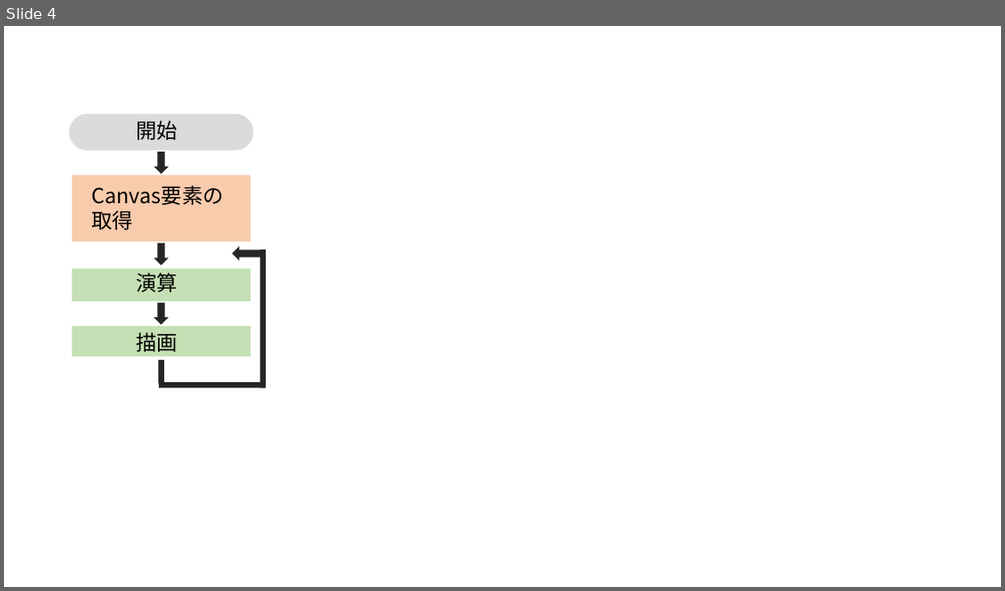
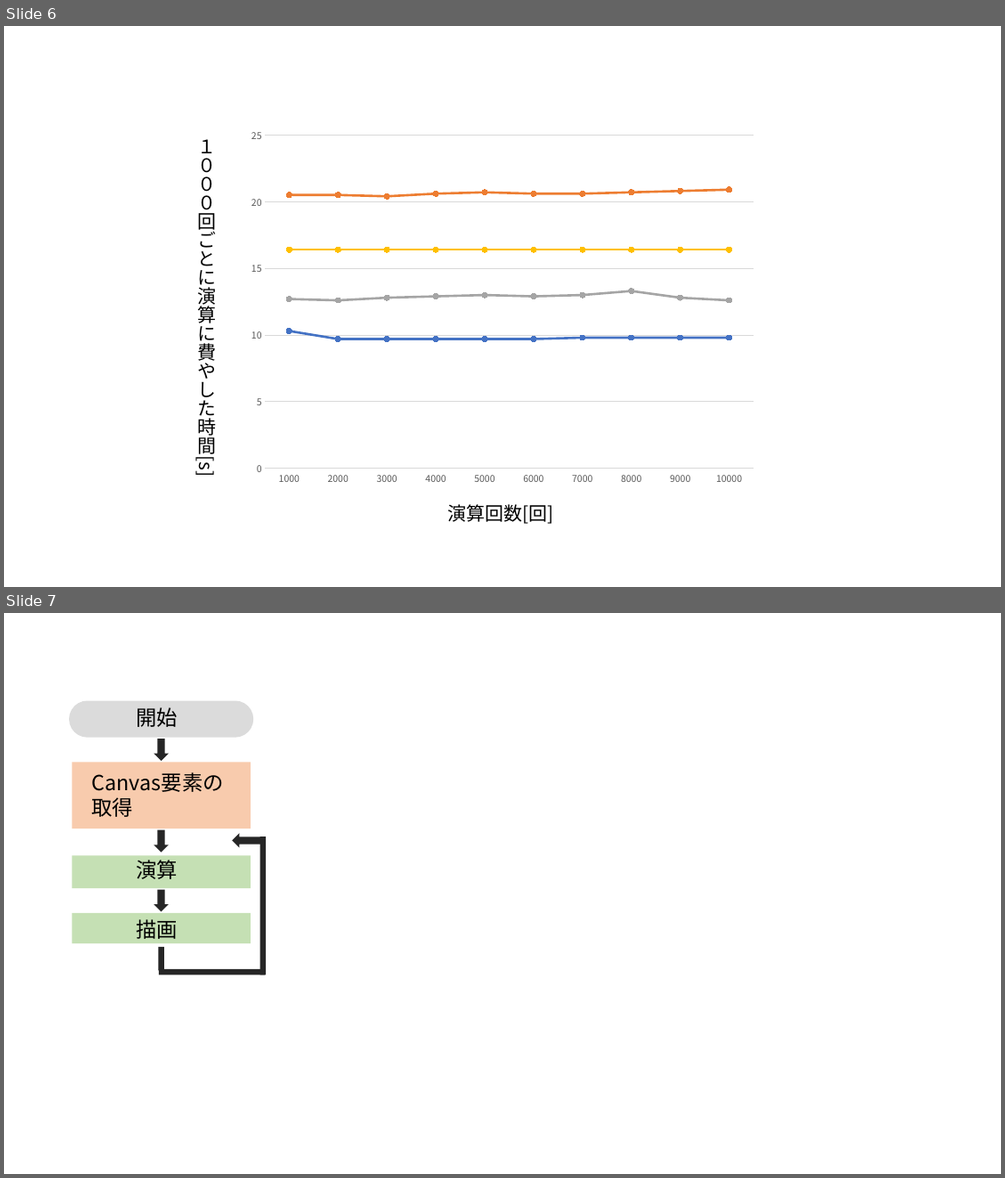
Before and after one commit to okmtaoo/-, a slide deck: 論文に使う画像.pptx. Shown one above the other, each under a label of ours: slide 4 before the commit, slides 6 and 7 after it. The pictures are 1005x591 and 1005x1178 pixels, drawn with LibreOffice and Linux fonts; fonts in the diff are those of the drawing. Boxes give left, top, right and bottom in pixels: in the first picture for what was removed or moved away, otherwise in the second. Text is boxed around its words. In the diff, an @@ line names an element or a change of style, - is before the commit and + after.

```diff
--- a/論文に使う画像.pptx
+++ b/論文に使う画像.pptx
@@ slide 6 added at (4, 26, 1001, 587), background #FFFFFF @@
@@ line chart added at (241, 121, 764, 491) @@
+categories: 1000, 2000, 3000, 4000, 5000, 6000, 7000, 8000, 9000, 10000
+Series 1: 20.5, 20.5, 20.4, 20.6, 20.7, 20.6, 20.6, 20.7, 20.8, 20.9
+Series 2: 12.7, 12.6, 12.8, 12.9, 13, 12.9, 13, 13.3, 12.8, 12.6
+Series 3: 16.4, 16.4, 16.4, 16.4, 16.4, 16.4, 16.4, 16.4, 16.4, 16.4
+Series 4: 10.3, 9.7, 9.7, 9.7, 9.7, 9.7, 9.8, 9.8, 9.8, 9.8
@@ text added at (194, 457, 220, 475), 18 pt, text #000000 @@
+１０００回ごとに演算に費やした時間[s]
@@ text added at (447, 504, 553, 524), 18 pt, text #000000 @@
+演算回数[回]
@@ what was slide 4 is now slide 7 @@
```
Also in this commit, not shown: 4 other slides added, 2 slides removed, 47 other files.
